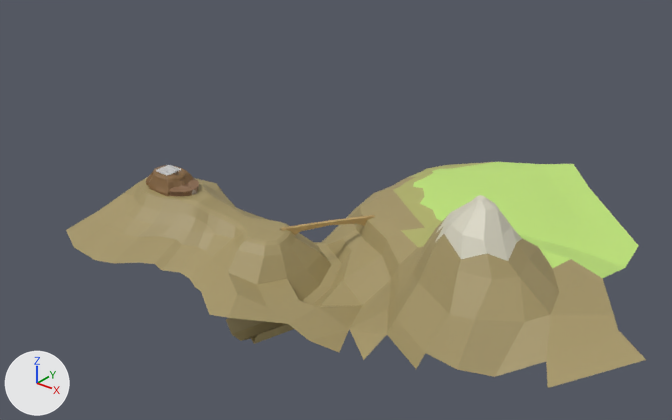
An edit to the OBJ model Assets/environment/church.obj, drawn before and after from the same camera.
The view is the same before and after, from a camera (50 mm lens) standing at (3901.0, -3335.0, 2307.0) and looking at (843.0, 487.0, -63.0). Lighting does not change. The marker at lower left points along +X, +Y and +Z. Where no turn or scale is listed for an object, it has been applied to the vertices.
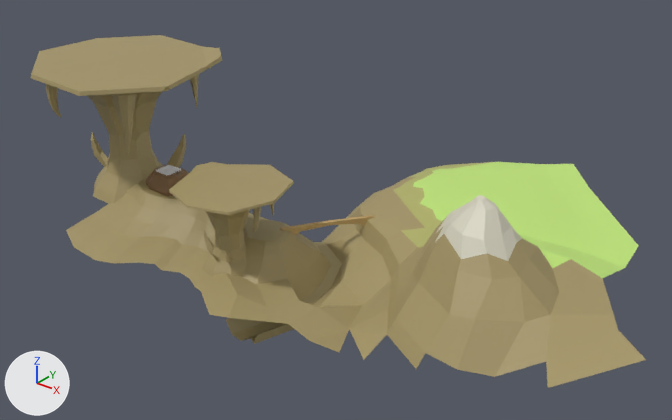
Where the change shows, as pixel boxes (x1, y1, x2, y2) in the pictures (672 x 420 px):
```json
{"object": "Cube.029_Cube.028", "change": "added", "after": [31, 35, 222, 204]}
{"object": "Cube.027", "change": "added", "after": [169, 162, 294, 276], "on screen": "yellow"}
```

Scene script edits in JSON lines:
```json
{"op": "add", "block": "mat_sand_001", "code": ["mat_sand_001 = principled_material('sand.001')", "mat_sand_001.base_color = (0.376, 0.302, 0.135)  # yellow #a59567", "mat_sand_001.roughness = 0.526"]}
{"op": "add", "block": "me_cube_029_cube_028", "code": ["me_cube_029_cube_028 = bpy.data.meshes.new('Cube.029_Cube.028')", "me_cube_029_cube_028.from_pydata(...)  # 255 vertices, 210 faces; spans x -902.0..204.0, y -515.0..520.0, z -112.0..742.0", "me_cube_029_cube_028.materials.append(mat_sand_001)  # yellow #a59567"]}
{"op": "add", "block": "me_cube_027", "code": ["me_cube_027 = bpy.data.meshes.new('Cube.027')", "me_cube_027.from_pydata(...)  # 255 vertices, 210 faces; spans x 333.0..964.0, y -485.0..167.0, z -206.0..282.0", "me_cube_027.materials.append(mat_sand)  # yellow #a59567"]}
{"op": "add", "block": "ob_cube_029_cube_028", "code": ["ob_cube_029_cube_028 = bpy.data.objects.new('Cube.029_Cube.028', me_cube_029_cube_028)", "ob_cube_029_cube_028.location = (0.0, 0.0, 0.0)"]}
{"op": "add", "block": "ob_cube_027", "code": ["ob_cube_027 = bpy.data.objects.new('Cube.027', me_cube_027)", "ob_cube_027.location = (0.0, 0.0, 0.0)"]}
```
